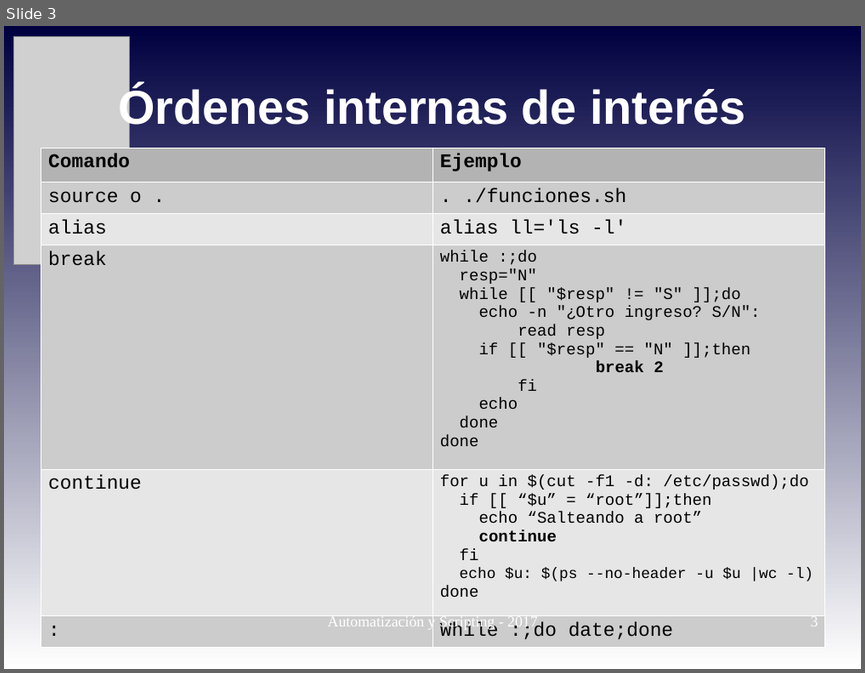
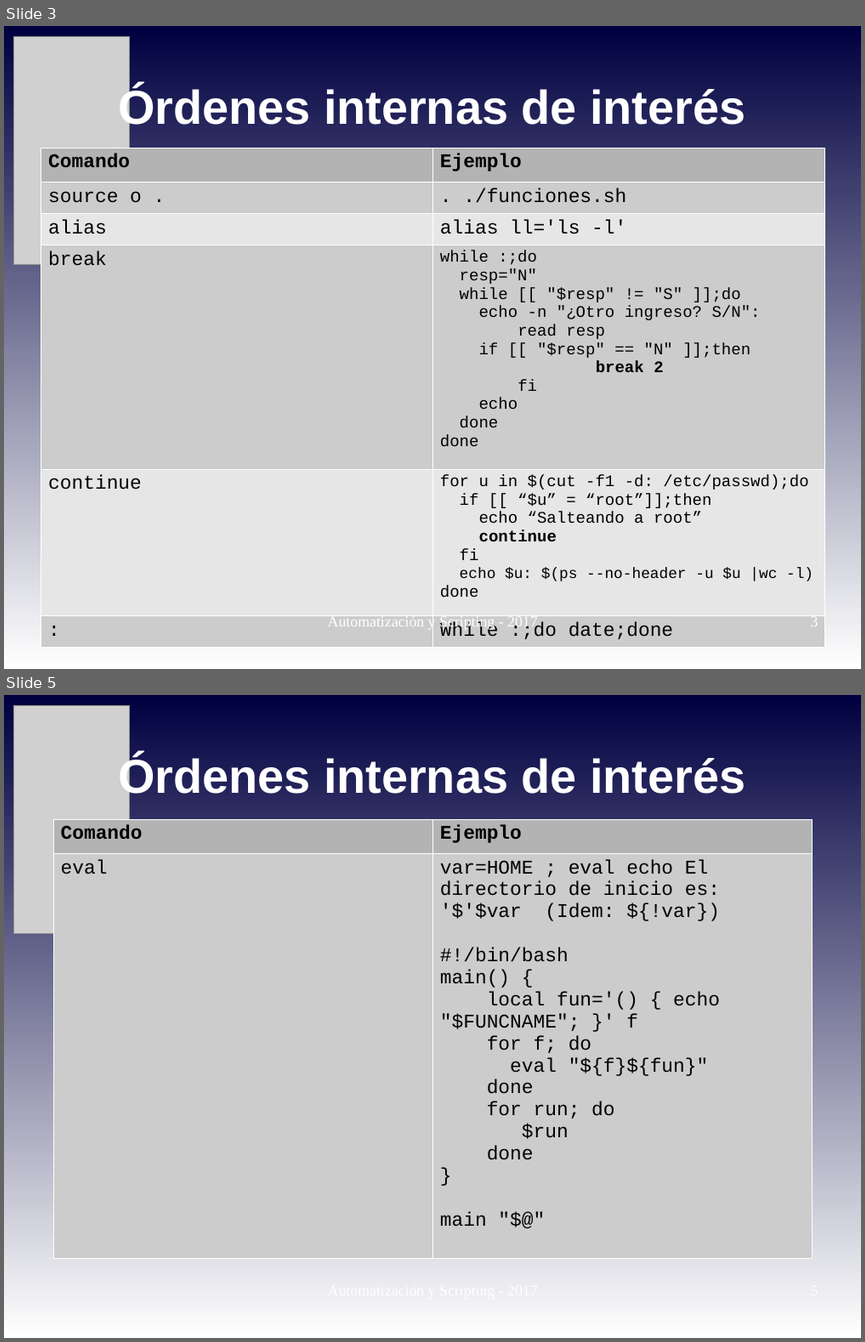
Before and after one commit to niniadcobre/-AutoyScripting, a slide deck: clases/AYS_clase06.odp. Shown one above the other, each under a label of ours: slide 3 before the commit, slides 3 and 5 after it; the slides between them are not shown. The pictures are 865x673 and 865x1342 pixels, drawn with LibreOffice and Linux fonts; fonts in the diff are those of the drawing; grey boxes stand for pictures. Boxes give left, top, right and bottom in pixels: in the first picture for what was removed or moved away, otherwise in the second. Text is boxed around its words. In the diff, an @@ line names an element or a change of style, - is before the commit and + after.

Commit message:
script de órdenes internas

```diff
--- a/clases/AYS_clase06.odp
+++ b/clases/AYS_clase06.odp
@@ slide 5 added at (x1=4, y1=695, x2=861, y2=1338), background gradient #000040 to #FFFFFF @@
@@ picture added at (x1=13, y1=706, x2=129, y2=934) @@
@@ title added at (x1=118, y1=755, x2=745, y2=801), 44 pt, text #FFFFFF, bold @@
+Órdenes internas de interés
@@ table added at (x1=53, y1=819, x2=812, y2=1260), 2 rows, 2 columns @@
+Comando | Ejemplo
+eval | var=HOME ; eval echo El directorio de inicio es: '$'$var (Idem: ${!var}) / #!/bin/bash / main() { / local fun='() { echo "$FUNCNAME"; }' f / for f; do / eval "${f}${fun}" / done / for run; do / $run / done / } / main "$@"
```
Also in this commit, not shown: 4 slides changed, 2 other files.
